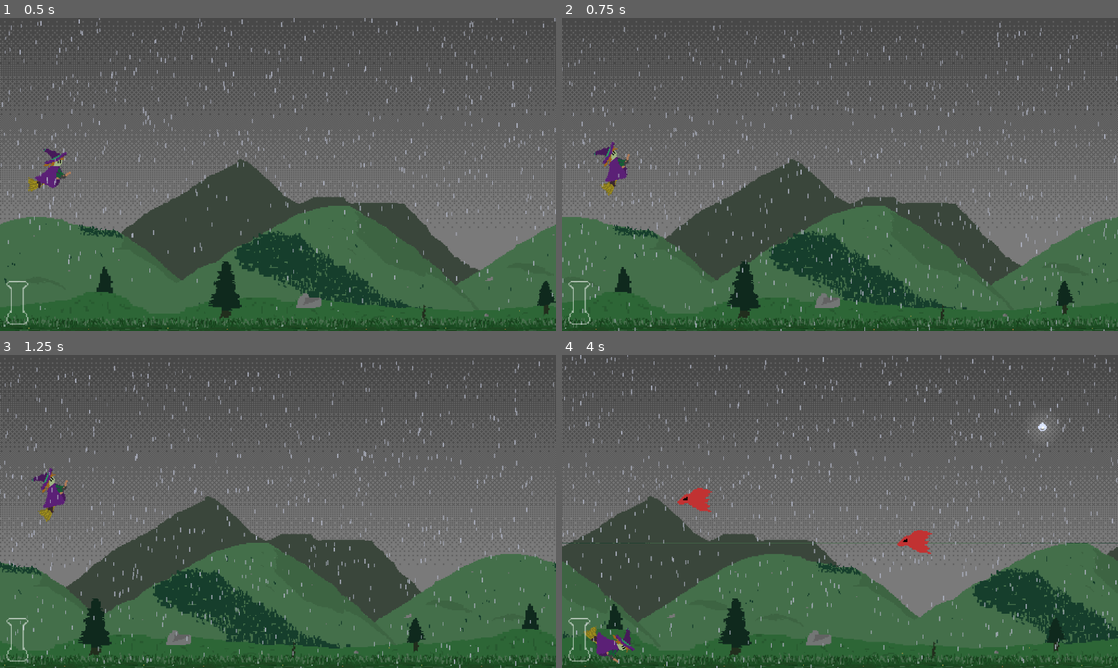
Above: before the commit, frames 1-4 (two rows, left to right).
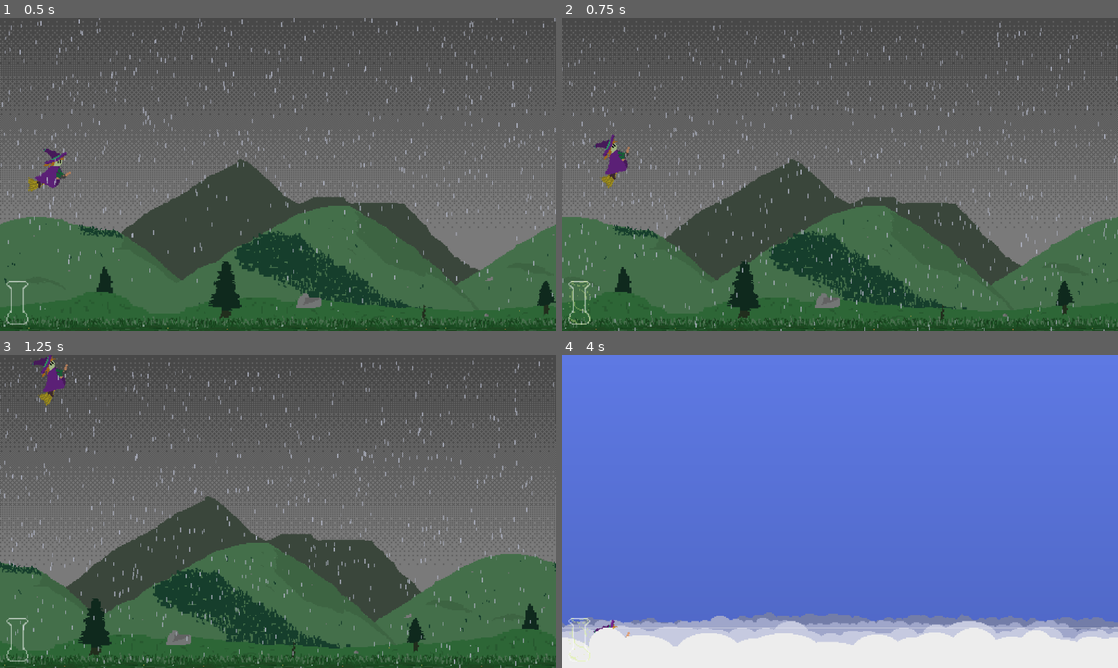
Above: after the commit, the same moments.

Repository: ClementRivaille/storm-witch
Game: Godot game, scene res://main.tscn
Two runs of this game, one before a commit and one after it. Both use one fixed random seed, a clock stepped at 60 frames per second and the inputs below.
Inputs:
- Up to frame 1 (0.5 s): no input
- Up to frame 2 (0.75 s): hold Up (up) from 0.53 s (still down); hold Space (jump) from 0.53 s (still down)
- Up to frame 3 (1.25 s): keep holding Up (up); keep holding Space (jump)
- Up to frame 4 (4 s): release Up (up) at 1.28 s; release Space (jump) at 1.28 s; hold Down (down) 1.28-2.03 s; tap Space (jump) at 1.35, 1.52, 1.82, 2.85, 3.02, 3.32 s; hold Space (jump) 2.03-2.78 s; hold Up (up) 2.03-3.53 s; hold Down (down) from 3.53 s (still down); hold Space (jump) from 3.53 s (still down)

Frame 1 is identical in both runs. In frame 2, 0.6% of the frame differs, in the area x 1-13%, y 37-98%; in frame 3, 0.9%; in frame 4, 100%, in the area x 0-100%, y 0-100%.

Commit message:
feat: broom vfx

Diff:
--- a/default_bus_layout.tres
+++ b/default_bus_layout.tres
@@ -38,3 +38,9 @@
 bus/3/effect/0/enabled = true
 bus/3/effect/1/effect = SubResource("AudioEffectChorus_bwlul")
 bus/3/effect/1/enabled = true
+bus/4/name = &"FX"
+bus/4/solo = false
+bus/4/mute = false
+bus/4/bypass_fx = false
+bus/4/volume_db = 0.0
+bus/4/send = &"Master"
--- a/main.tscn
+++ b/main.tscn
@@ -28,7 +28,7 @@
 sky = NodePath("Sky/Lvl1")
 lighting = 0
 rain = true
-bird_chance = 1
+bird_chance = 0
 skull_chance = 0
 enemies_frq = Array[float]([0.2, 2.0])
 
--- a/scenes/MusicManager.tscn
+++ b/scenes/MusicManager.tscn
@@ -6,6 +6,7 @@
 [ext_resource type="AudioStream" uid="uid://8ab0bv2ebr2w" path="res://assets/music/level_3.ogg" id="3_qxqe0"]
 [ext_resource type="AudioStream" uid="uid://cmch0a4lmivcs" path="res://assets/music/level_4.ogg" id="4_6e1ig"]
 [ext_resource type="AudioStream" uid="uid://bbkv4prob5d75" path="res://assets/music/level_5.ogg" id="5_5bka1"]
+[ext_resource type="AudioStream" uid="uid://dgteqx2uo8265" path="res://assets/sounds/wind.ogg" id="7_4xvis"]
 [ext_resource type="Script" path="res://addons/SimpleSampler/sampler_instrument.gd" id="7_57v2t"]
 [ext_resource type="Script" path="res://addons/SimpleSampler/sample_resource.gd" id="8_txsxe"]
 [ext_resource type="AudioStream" uid="uid://bqbh0v3t1o6y3" path="res://assets/sounds/drops/B6.wav" id="9_g1i6s"]
@@ -132,6 +133,11 @@
 autoplay = true
 bus = &"Music"
 
+[node name="Wind" type="AudioStreamPlayer" parent="Players"]
+stream = ExtResource("7_4xvis")
+volume_db = -60.0
+autoplay = true
+
 [node name="Timer" type="Timer" parent="."]
 one_shot = true
 
--- a/scenes/Witch.tscn
+++ b/scenes/Witch.tscn
@@ -1,7 +1,9 @@
-[gd_scene load_steps=26 format=3 uid="uid://dv8twkwefv6ah"]
+[gd_scene load_steps=28 format=3 uid="uid://dv8twkwefv6ah"]
 
 [ext_resource type="Script" path="res://scripts/Witch.gd" id="1_ja5gt"]
 [ext_resource type="Texture2D" uid="uid://dsa6d1ld3o6at" path="res://assets/sprites/witch.png" id="2_drw2k"]
+[ext_resource type="AudioStream" uid="uid://2br87vgl5d0b" path="res://assets/sounds/broom_fly.ogg" id="3_72frg"]
+[ext_resource type="Script" path="res://scripts/BroomFX.gd" id="4_4n4te"]
 
 [sub_resource type="RectangleShape2D" id="RectangleShape2D_80mhr"]
 size = Vector2(90, 82)
@@ -192,4 +194,14 @@
 "": SubResource("AnimationLibrary_3geat")
 }
 
+[node name="BroomFX" type="AudioStreamPlayer" parent="."]
+stream = ExtResource("3_72frg")
+pitch_scale = 0.4
+autoplay = true
+bus = &"FX"
+script = ExtResource("4_4n4te")
+max_pitch = 1.4
+min_vol = -30.0
+max_vol = 10.0
+
 [connection signal="body_entered" from="Collider" to="." method="on_collider_body_entered"]
--- /dev/null
+++ b/scripts/BroomFX.gd
@@ -0,0 +1,32 @@
+extends AudioStreamPlayer
+class_name BroomFX
+
+@export var min_pitch: float = 0.4
+@export var max_pitch: float = 1.0
+@export var min_vol: float = -60.0
+@export var max_vol: float = 0.0
+
+@export var vel_max: float = 300.0
+
+var rise := false
+
+func update_sound(velocityY: float, momentum: float):
+  if !rise:
+    volume_db = lerpf(min_vol, max_vol, momentum)
+  var vel_weight: float = maxf(0, -velocityY) / vel_max
+  pitch_scale = lerpf(min_pitch, max_pitch, vel_weight)
+
+func start_rise():
+  rise = true
+  var tween := create_tween()
+  tween.tween_property(self, "volume_db", 1.0, 0.2
+    ).set_trans(Tween.TRANS_SINE
+    ).set_ease(Tween.EASE_IN_OUT)
+
+func end_rise():
+  var tween := create_tween()
+  tween.tween_property(self, "volume_db", min_vol, 0.8
+    ).set_trans(Tween.TRANS_SINE
+    ).set_ease(Tween.EASE_IN_OUT)
+  await tween.finished
+  rise = false
--- a/scripts/Store.gd
+++ b/scripts/Store.gd
@@ -1,7 +1,7 @@
 extends Node2D
 class_name Store
 
-@export var max_pearls := 2
+@export var max_pearls := 10
 @export var jump_cost := 3
 @export var levelup_cost := 6
 
@@ -22,7 +22,8 @@
   return pearls >= jump_cost
 
 func can_levelup() -> bool:
-  return pearls >= max_pearls
+#  return pearls >= max_pearls
+  return true
 
 func jump(is_levelup: bool):
   pearls = maxi(pearls - (levelup_cost if is_levelup else jump_cost), 0)
--- a/scripts/Witch.gd
+++ b/scripts/Witch.gd
@@ -51,6 +51,7 @@
 @onready var sprite: Sprite2D = $Sprite
 @onready var store: Store = StoreState
 @onready var animation_state_machine: AnimationNodeStateMachinePlayback
+@onready var broomSFX: BroomFX = $BroomFX
 
 signal collect_pearl
 signal fall
@@ -59,6 +60,7 @@
 
 func _ready() -> void:
   animation_state_machine = $AnimationTree.get("parameters/playback")
+  broomSFX.vel_max = max_speed
 
 func _physics_process(_delta: float) -> void:
   if animation == AnimationState.None:
@@ -79,6 +81,7 @@
     debug.text = "Y %s  FT %s" % [global_position.y, global_position.y > fall_through_limit]
 
   move_and_slide()
+  broomSFX.update_sound(r_velocity.y, momentum)
 
 func is_falling() -> bool:
   return [
@@ -135,6 +138,7 @@
   store.jump(true)
   rise_start.emit()
   set_collision_mask_value(COLLISION_LAYER, false)
+  broomSFX.start_rise()
 
   if (global_position.y < rise_y_threshold):
     animation = AnimationState.Recentering
@@ -163,6 +167,7 @@
     if (global_position.y <= rise_y_end):
       set_collision_mask_value(COLLISION_LAYER, true)
       animation = AnimationState.None
+      broomSFX.end_rise()
       rise_stop.emit()
 
 func fall_auto():
Not shown, added: assets/sounds/broom_fly.ogg.import
Not shown, added: assets/sounds/wind.ogg.import
Not shown: 1 places in scenes/MusicManager.tscn that only renumber resources
Not shown, added: assets/sounds/broom_fly.ogg
Not shown, added: assets/sounds/wind.ogg
